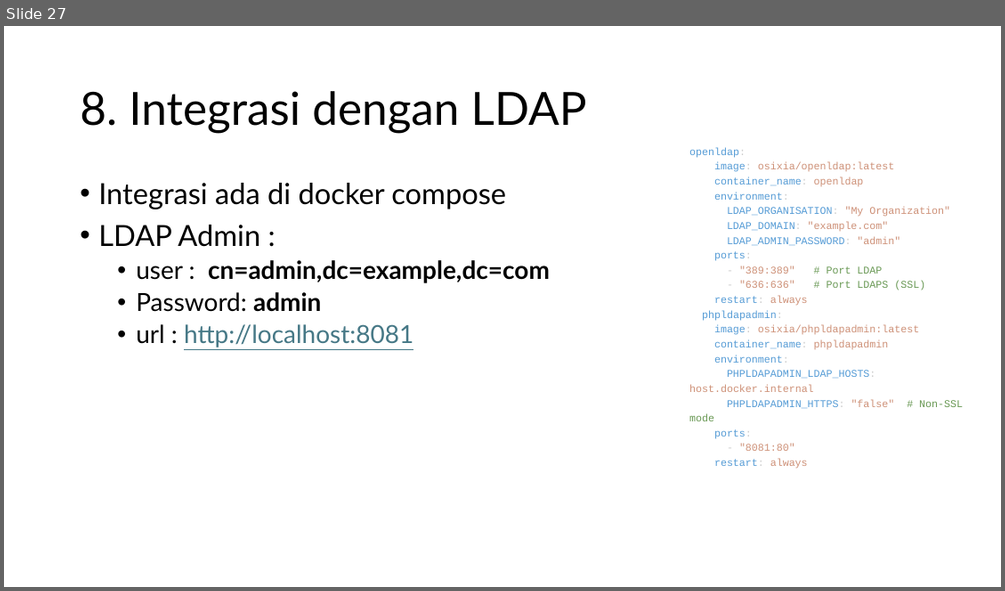
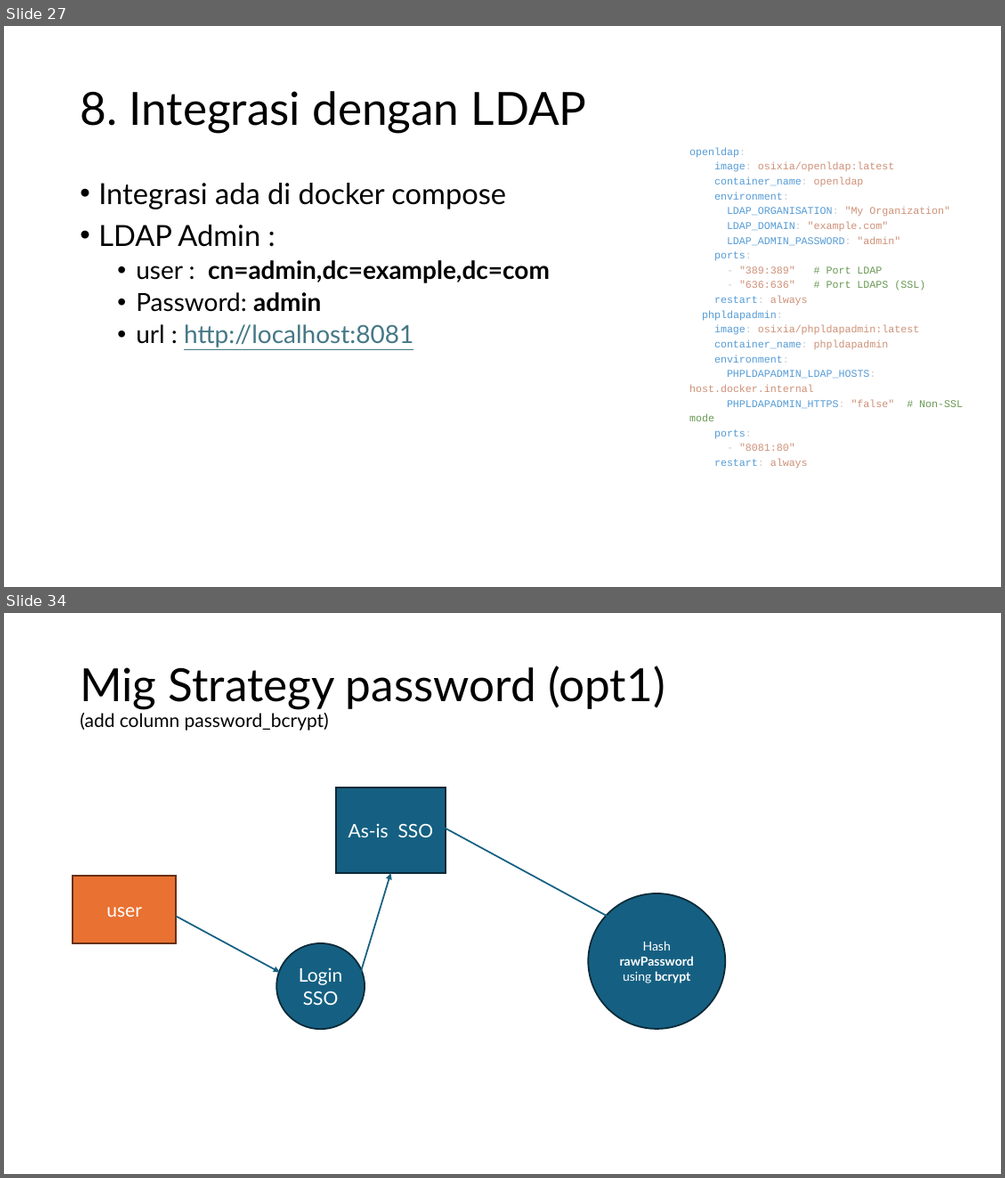
Before and after one commit to koharudin/sso-brin-compose, a slide deck: docs/sso.pptx. Shown one above the other, each under a label of ours: slide 27 before the commit, slides 27 and 34 after it; the slides between them are not shown. The pictures are 1005x591 and 1005x1178 pixels, drawn with LibreOffice and Linux fonts; fonts in the diff are those of the drawing. Boxes give left, top, right and bottom in pixels: in the first picture for what was removed or moved away, otherwise in the second. Text is boxed around its words. In the diff, an @@ line names an element or a change of style, - is before the commit and + after.

```diff
--- a/docs/sso.pptx
+++ b/docs/sso.pptx
@@ slide 34 added at box(4, 613, 1001, 1174), background #FFFFFF @@
@@ title added at box(80, 666, 665, 730), 18 pt, text #000000 @@
+Mig Strategy password (opt1)
+(add column password_bcrypt)
@@ rectangle added at box(336, 787, 446, 873), fill #156082, outline #092A39 1.5 pt, 18 pt, text #FFFFFF @@
+As-is SSO
@@ arrow added from (437, 824) to (619, 923), #156082 1.5 pt @@
@@ rectangle added at box(73, 876, 177, 943), fill #E97132, outline #663216 1.5 pt, 18 pt, text #FFFFFF @@
+user
@@ arrow added from (361, 972) to (390, 873), #156082 1.5 pt @@
@@ ellipse added at box(588, 893, 725, 1029), fill #156082, outline #092A39 1.5 pt, 12 pt, text #FFFFFF, bold @@
+Hash rawPassword using bcrypt
@@ arrow added from (176, 916) to (280, 972), #156082 1.5 pt @@
@@ ellipse added at box(277, 943, 365, 1030), fill #156082, outline #092A39 1.5 pt, 18 pt, text #FFFFFF @@
+Login SSO
```
Also in this commit, not shown: 15 other slides added.
